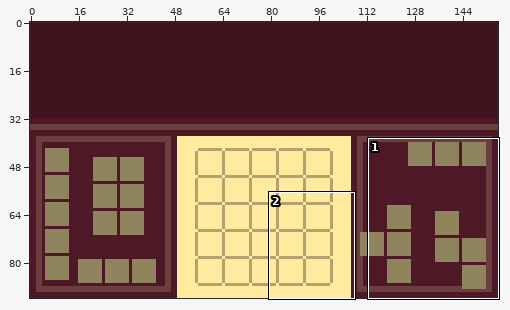
Two states of a pixel-art file, art_workspace/levels/level4.aseprite. Above: a wide view before the commit, with the close-up outlined.
Close-up. First the earlier version:
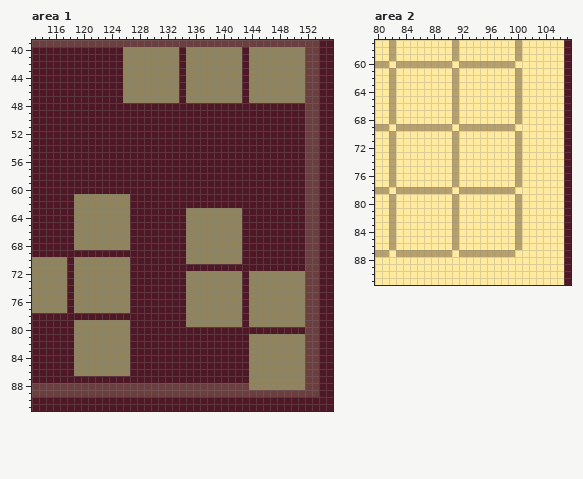
156x92 pixels, 1 frame. Shown: area 1: x 113..155, y 39..91; area 2: x 80..107, y 57..91. The commit also changed other parts of the picture, which this record leaves out.
Now the later version:
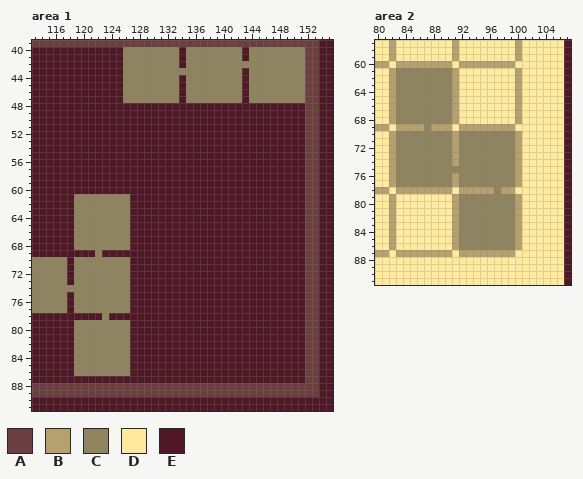
Palette (. is transparent): A #6b3e3f  B #b6a16e  C #8f845e  D #ffea9e  E #4e1826
The exact change:
Area 1, layer "Layer 1":
y 42: x 143 E -> C
y 43: x 134 E -> C
y 63..68: x 135..142 CCCCCCCC -> EEEEEEEE
y 69: x 122 E -> C; x 135..142 CCCCCCCC -> EEEEEEEE
y 70: x 135..142 CCCCCCCC -> EEEEEEEE
y 72..73: x 135..142 CCCCCCCC -> EEEEEEEE; x 144..151 CCCCCCCC -> EEEEEEEE
y 74: x 118 E -> C; x 135..142 CCCCCCCC -> EEEEEEEE; x 144..151 CCCCCCCC -> EEEEEEEE
y 75..77: x 135..142 CCCCCCCC -> EEEEEEEE; x 144..151 CCCCCCCC -> EEEEEEEE
y 78: x 123 E -> C; x 135..142 CCCCCCCC -> EEEEEEEE; x 144..151 CCCCCCCC -> EEEEEEEE
y 79: x 135..142 CCCCCCCC -> EEEEEEEE; x 144..151 CCCCCCCC -> EEEEEEEE
y 81..87: x 144..151 CCCCCCCC -> EEEEEEEE
y 88: x 144..151 CCCCCCCC -> AAAAAAAA
Area 2, layer "Layer 1":
y 61..68: x 83..90 DDDDDDDD -> CCCCCCCC
y 69: x 87 B -> C
y 70..74: x 83..90 DDDDDDDD -> CCCCCCCC; x 92..99 DDDDDDDD -> CCCCCCCC
y 75: x 83..99 DDDDDDDDBDDDDDDDD -> CCCCCCCCCCCCCCCCC
y 76..77: x 83..90 DDDDDDDD -> CCCCCCCC; x 92..99 DDDDDDDD -> CCCCCCCC
y 78: x 97 B -> C
y 79..86: x 92..99 DDDDDDDD -> CCCCCCCC
Changed places in both close-ups, as pixel boxes (x1, y1, x2, y2):
changed: (242, 61, 249, 68)
changed: (179, 68, 186, 75)
changed: (186, 208, 305, 390)
changed: (95, 250, 102, 257)
changed: (67, 285, 74, 292)
changed: (102, 313, 109, 320)
changed: (396, 68, 515, 250)
